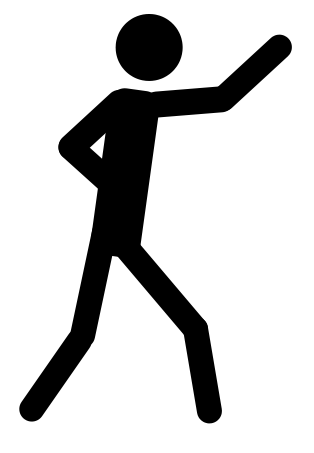
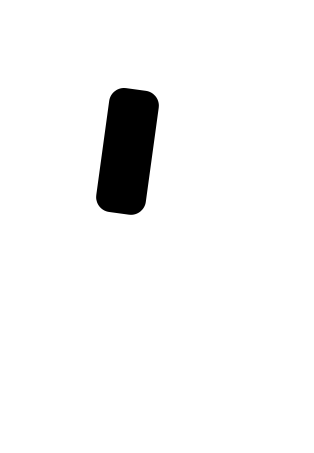
Revision of a layered 314px x 453px image; what changed, layer by layer:
added group "top" with 6 layers above "bottom" over [58, 14, 289, 215]
hid "lowerArmFront", moved it into group "top", painted on it over [58, 88, 140, 211]
hid "upperArmFront", moved it into group "top", painted on it over [58, 89, 133, 210]
hid "lowerArmBack", moved it into group "top", painted on it over [143, 34, 292, 118]
hid "upperArmBack", moved it into group "top", painted on it over [143, 34, 289, 118]
moved "torso" into group "top", painted on it over [90, 88, 160, 258]
hid "head", moved it into group "top" over [115, 14, 183, 81]
moved "upperLegFront" into group "bottom", painted on it over [19, 220, 117, 422]
moved "lowerLegFront" into group "bottom", painted on it over [19, 229, 117, 422]
moved "upperLegBack" into group "bottom", painted on it over [115, 236, 216, 424]
moved "lowerLegBack" into group "bottom", painted on it over [113, 235, 222, 424]
